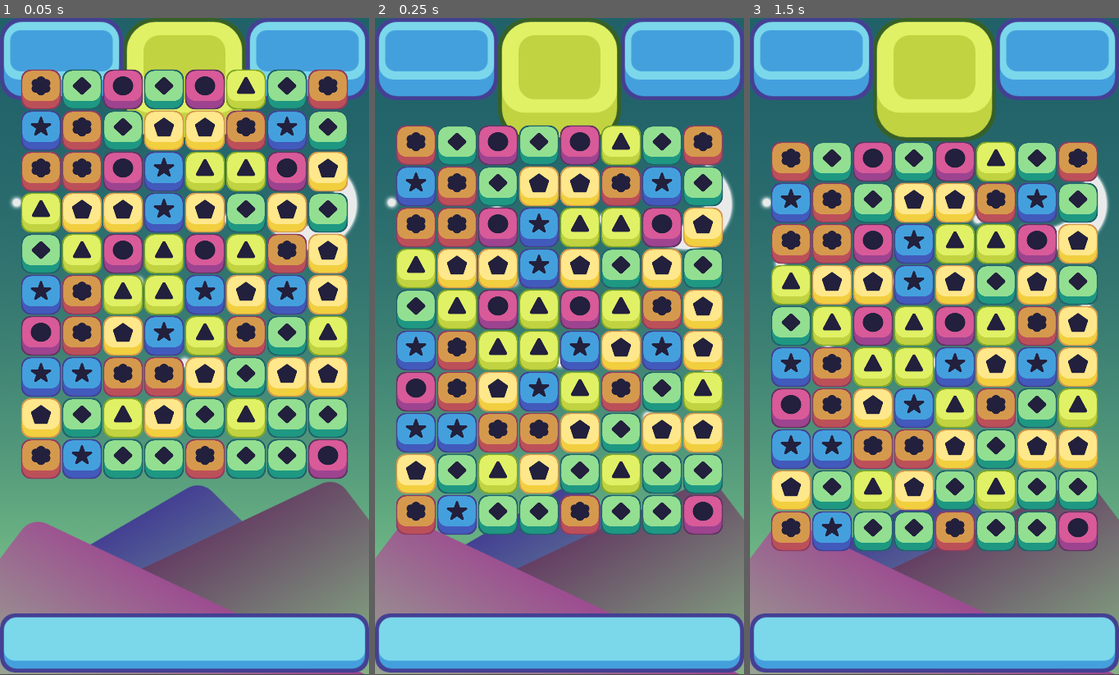
Above: before the commit, frames 1-3 (left to right).
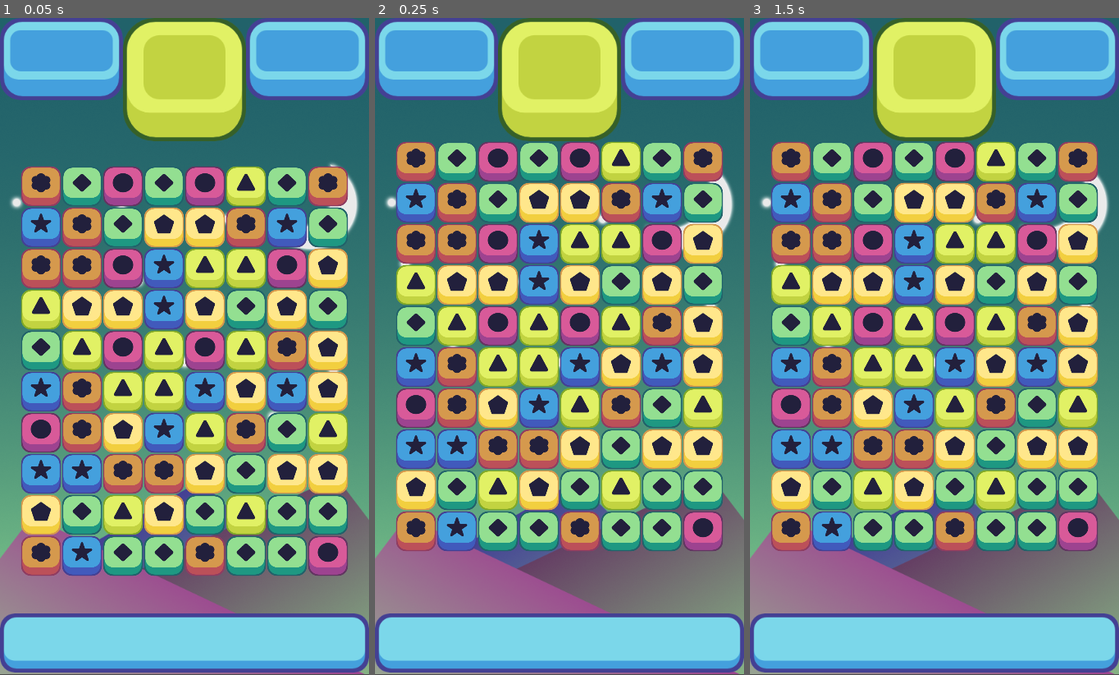
Above: after the commit, the same moments.

Repository: jamdominguez/Candy_Crush
Game: Godot game, scene res://scenes/game_window.tscn
The game is run twice, just before and just after one commit, with the same random seed, the same clock (stepped at 60 frames per second) and the same inputs.
Inputs (mouse positions are in pixels of both pictures, inside the frame that each line leads up to):
- Up to frame 1 (0.05 s): no input
- Up to frame 2 (0.25 s): no input
- Up to frame 3 (1.5 s): move the mouse to (1015, 313) at 0.52 s; click (1015, 313) at 0.6 s; tap Enter at 1.25 s; move the mouse to (860, 379) at 1.27 s; click (860, 379) at 1.35 s

The runs differ from the first frame. In frame 1, 62% of the frame differs, in the area x 5-95%, y 7-85%; in frame 2, 46%; in frame 3, nothing differs.

Commit message:
- Comments added

Diff:
--- a/scripts/grid.gd
+++ b/scripts/grid.gd
@@ -1,10 +1,10 @@
 extends Node2D
 
-#State Machine
+# State Machine. To control the function calls timing (no refill before collapse for example)
 enum {wait, move}
 var state
 
-#Grid variables
+# Grid variables
 export (int) var width = 8
 export (int) var height = 10
 export (int) var x_start = 64
@@ -12,7 +12,7 @@
 export (int) var offset =  64
 export (int) var y_offset = -2
 
-#The piece array
+# The piece array
 var possible_pieces = [
 	preload("res://scenes/piece/piece_blue.tscn"),
 	preload("res://scenes/piece/piece_green.tscn"),
@@ -21,10 +21,10 @@
 	preload("res://scenes/piece/piece_yellow.tscn"),
 	preload("res://scenes/piece/piece_pink.tscn")
 ]
-#current pieces in the screen
+# Current pieces in the screen
 var all_pieces
 
-#Touch Variables
+# Touch Variables
 var first_touch= Vector2(0,0)
 var final_touch= Vector2(0,0)
 var controlling = false
@@ -35,11 +35,12 @@
 	all_pieces = make_2d_array()
 	spawn_piece()
 
+# Called every frame. 'delta' is the elapsed time since the previous frame
 func _process(delta):
 	if state == move:
 		touch_imput()
 
-#Return a matrix
+# Returns a matrix
 func make_2d_array():
 	var array = []
 	for i in width:
@@ -48,13 +49,14 @@
 			array[i].append(null)
 	return array
 
-#Set all pieces into the grid
+# Set all pieces into the grid
 func spawn_piece():
 	randomize()
 	for i in width:
 		for j in height:
 			set_random_piece_on_grid(i,j)
 
+# Returns true is find at less 3 pieces with same color
 func match_at(column, row, color):
 	if column > 1:
 		if all_pieces[column - 1][row] != null && all_pieces[column - 2][row] != null:
@@ -66,24 +68,26 @@
 				return true
 	return false
 
-#Return the position in pixel according column and row
+# Returns the position in pixel according column and row
 func grid_to_pixel(column, row):
 	var new_x = x_start + offset * column
 	var new_y = y_start + -offset * row
 	return Vector2(new_x,new_y)
 
+# Check if grid_position is in grid
 func is_in_grid(grid_position):
 	if grid_position.x>=0 &&grid_position.x<width:
 		if grid_position.y>= 0&& grid_position.y<height:
 			return true
 		return false
 
-#return the position in a column and row according to a pixel
+# Returns the position in a column and row according to a pixel
 func pixel_to_grid(pixel):
 	var new_x = round((pixel.x -x_start)/offset)
 	var new_y = round((pixel.y -y_start)/-offset)
 	return Vector2(new_x,new_y)
 
+# Check if some input is executed by the player
 func touch_imput():
 	if Input.is_action_just_pressed("ui_touch"):
 		if is_in_grid(pixel_to_grid(get_global_mouse_position())):
@@ -95,6 +99,7 @@
 			final_touch = pixel_to_grid(get_global_mouse_position())
 			touch_difference(first_touch, final_touch)
 
+# Swap a piece in column and row (i,j) to the "direction"
 func swap_pieces(column, row,direction):
 	var first_piece =all_pieces[column][row]
 	var other_piece =all_pieces[column+direction.x][row+direction.y]
@@ -106,6 +111,7 @@
 		other_piece.move(grid_to_pixel(column,row))
 		find_matches()
 
+# Swap the pieces considering the max distance (1) to move
 func touch_difference(grid_1,grid_2):
 	var difference = grid_2 - grid_1
 	if abs(difference.x)>abs(difference.y):
@@ -119,7 +125,7 @@
 		elif difference.y<0:
 			swap_pieces(grid_1.x,grid_1.y,Vector2(0,-1))
 
-# Find the pieces mat
+# Find the pieces matches
 func find_matches():
 	for i in width:
 		for j in height:
@@ -153,6 +159,7 @@
 				all_pieces[i][j] = null
 	get_parent().get_node('collapse_timer').start()
 
+# Collapse the pieces into a column
 func collapse_columns():
 	for i in width:
 		for j in height:
@@ -165,6 +172,7 @@
 						break
 	get_parent().get_node('refill_timer').start()
 
+# Refill with pieces a column
 func refill_columns():
 	for i in width:
 		for j in height:
@@ -172,6 +180,7 @@
 				set_random_piece_on_grid(i,j)
 	after_refill()
 
+# Set a random piece into the grid
 func set_random_piece_on_grid(i,j):
 	# choose a random number and store it
 	var rand = randi() % possible_pieces.size()
@@ -189,6 +198,7 @@
 	piece.move(grid_to_pixel(i,j))
 	all_pieces[i][j] = piece
 
+# Check the matches after refill
 func after_refill():
 	for i in width:
 		for j in height:
@@ -198,6 +208,9 @@
 				return
 	state = move
 
+##################################################################################################################################
+##################################################################################################################################
+##################################################################################################################################
 # SIGNAL: Destroy the pieces mached after a timing expecified. It is called when start function on timer node is executed
 func _on_destroy_timer_timeout():
 	destroy_matches()
--- a/scripts/piece.gd
+++ b/scripts/piece.gd
@@ -9,8 +9,8 @@
 	move_tween=$move_tween
 
 func move(target):
-	move_tween.interpolate_property(self,"position",position,target,.4,
-	Tween.TRANS_BOUNCE,Tween.EASE_OUT)
+	move_tween.interpolate_property(self,"position",position,target,.3,
+	Tween.TRANS_ELASTIC,Tween.EASE_OUT)
 	move_tween.start()
 
 func dim():
